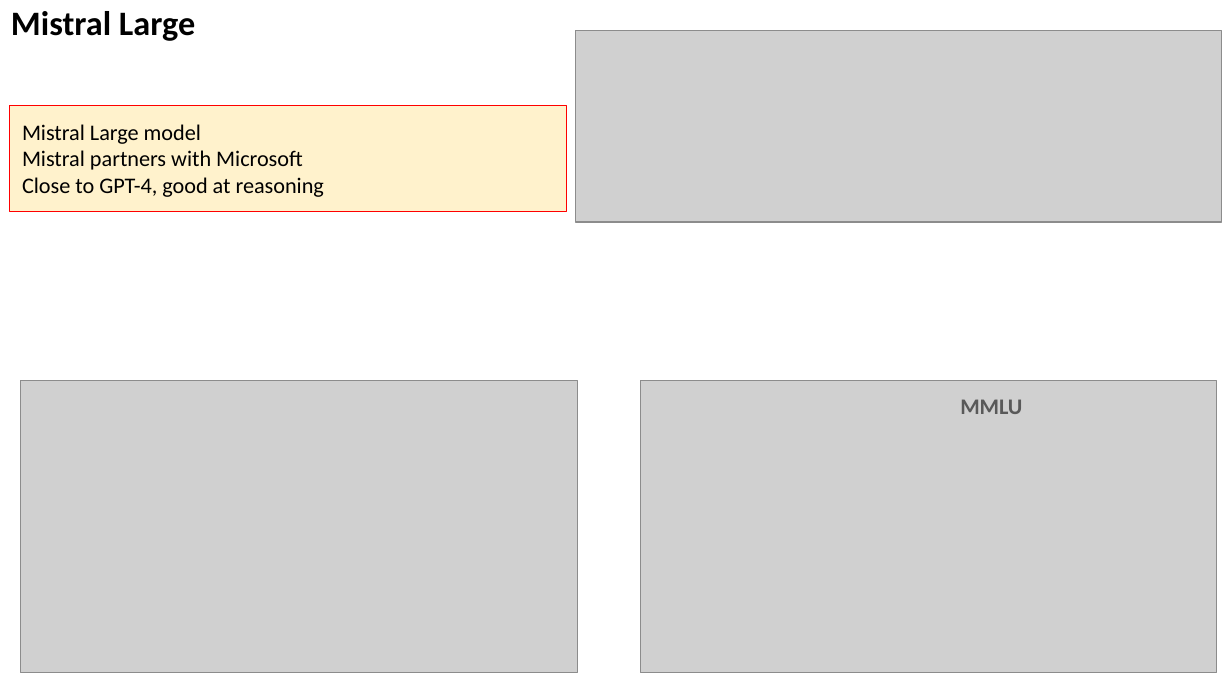
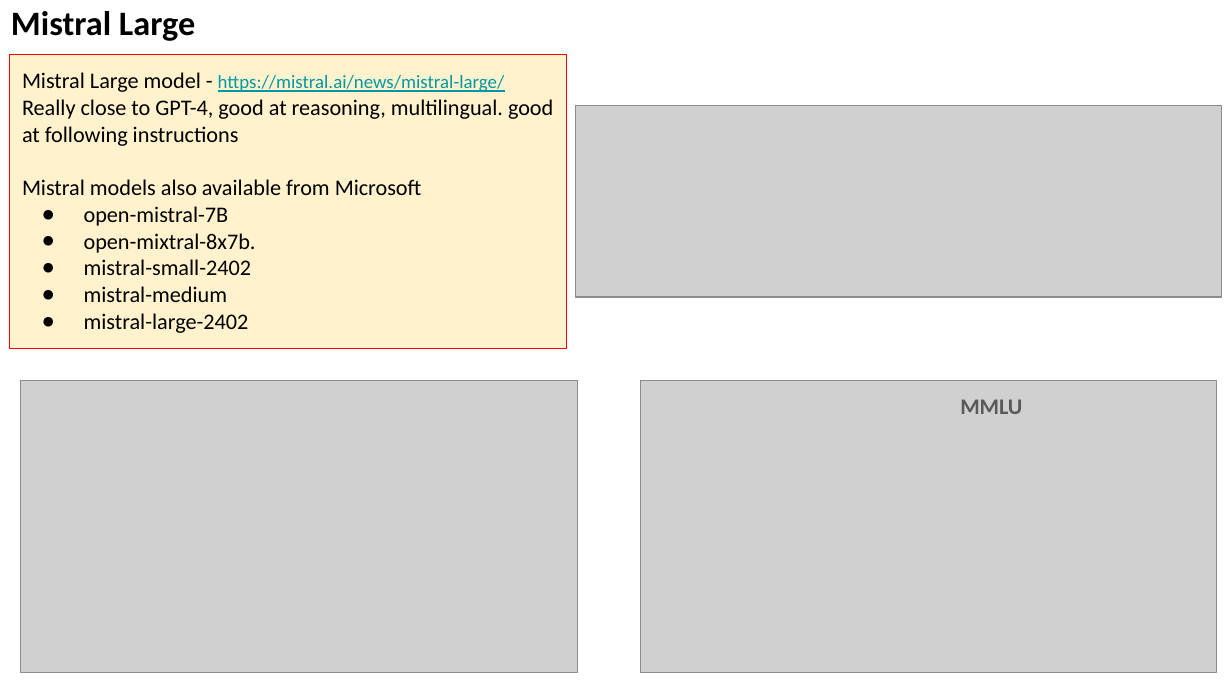
Before and after one commit to lselector/seminar, a slide deck: slide 3 of 2024/2024-03-01-AI-Updates.pptx. Drawn at 1232x693 pixels with LibreOffice and Linux fonts; fonts in the diff are those of the drawing; grey boxes stand for pictures. Boxes give left, top, right and bottom in pixels: in the first picture for what was removed or moved away, otherwise in the second. Text is boxed around its words. In the diff, an @@ line names an element or a change of style, - is before the commit and + after.

Commit message:
update

```diff
--- a/2024/2024-03-01-AI-Updates.pptx
+++ b/2024/2024-03-01-AI-Updates.pptx
@@ rectangle "Mistral Large model - https://mistral.ai/news/mistral-large/": place and size @@
-rectangle "Mistral Large model - https://mistral.ai/news/mistral-large/" at <box>10,106,567,212</box>
+rectangle "Mistral Large model - https://mistral.ai/news/mistral-large/" at <box>10,54,567,349</box>
@@ text in rectangle at <box>22,72,553,333</box>: text changed @@
-Mistral Large model
-Mistral partners with Microsoft
-Close to GPT-4, good at reasoning
+Mistral Large model - https://mistral.ai/news/mistral-large/
+Really close to GPT-4, good at reasoning, multilingual. good at following instructions
+Mistral models also available from Microsoft
+● open-mistral-7B
+● open-mixtral-8x7b.
+● mistral-small-2402
+● mistral-medium
+● mistral-large-2402
@@ picture: place and size @@
-picture at <box>575,31,1221,222</box>
+picture at <box>575,106,1221,297</box>
```
Also in this commit, not shown: 5 other slides changed, 4 slides added, 1 slide removed.
